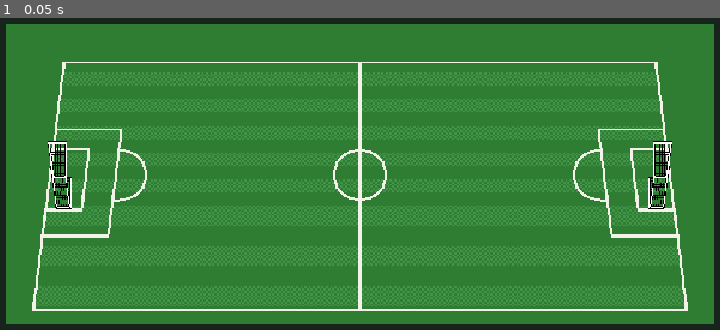
Above: before the commit, frame 1.
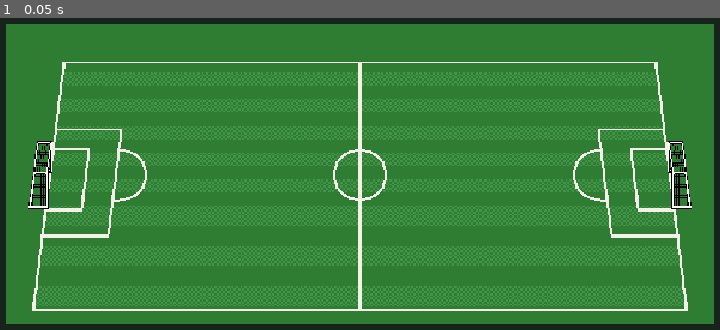
Above: after the commit, the same moment.

Repository: zerro12402/LuckyFootball
Game: Godot game, scene res://scenes/main/game_bootstrap.tscn
Two runs of this game, one before a commit and one after it. Both use one fixed random seed, a clock stepped at 60 frames per second and the inputs below.
Inputs:
- Up to frame 1 (0.05 s): no input

The runs differ from the first frame. In frame 1, 1.3% of the frame differs, in the area x 3-97%, y 39-62%.

Commit message:
fix bug

Diff:
--- a/scenes/match/field_environment.tscn
+++ b/scenes/match/field_environment.tscn
@@ -37,7 +37,7 @@
 
 [node name="LeftGoal" type="Node2D" parent="Goals" unique_id=1656178345]
 unique_name_in_owner = true
-scale = Vector2(0.65, -0.65)
+scale = Vector2(0.65, 0.65)
 
 [node name="GoalBottom" type="Sprite2D" parent="Goals/LeftGoal" unique_id=1068733875]
 z_index = -5
@@ -53,7 +53,7 @@
 
 [node name="RightGoal" type="Node2D" parent="Goals" unique_id=1867203033]
 unique_name_in_owner = true
-scale = Vector2(-0.65, -0.65)
+scale = Vector2(-0.65, 0.65)
 
 [node name="GoalBottom" type="Sprite2D" parent="Goals/RightGoal" unique_id=1361922131]
 z_index = -5
--- a/scripts/presentation/field/field_environment.gd
+++ b/scripts/presentation/field/field_environment.gd
@@ -26,10 +26,10 @@
 	_field_definition = new_field_definition
 	_projection = FieldArtProjection.create_default(_field_definition)
 	_left_goal.position = _projection.field_to_world(
-		Vector2(-_field_definition.length_m * 0.5, 0.0)
+		Vector2(-_field_definition.length_m * 0.5 - 1.5, 0.0)
 	)
 	_right_goal.position = _projection.field_to_world(
-		Vector2(_field_definition.length_m * 0.5, 0.0)
+		Vector2(_field_definition.length_m * 0.5  + 1.5, 0.0)
 	)
 	_debug_overlay.configure(_field_definition, _projection)
 
